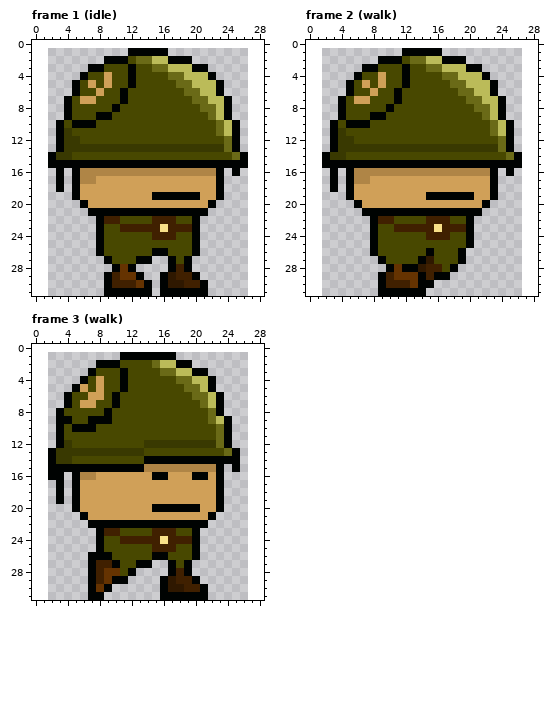
Two states of a pixel-art file, source_art/playersprite.ase. Above, as it was before the edit.
25x31 pixels, 3 frames. Colours within 5 levels of each other are drawn and written as one. Shown: frame 1 (idle), frame 2 (walk), frame 3 (walk). The old version is drawn lined up with the new one, on the new canvas. The commit also changed other frames, which this record leaves out.
After the commit:
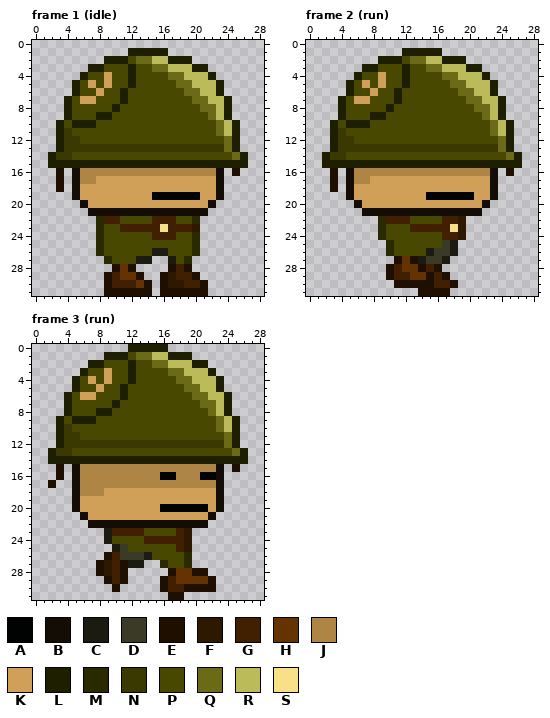
Palette (. is transparent): A #000302  B #130d05  C #1b1b11  D #3a3a26  E #1e0f00  F #2f1800  G #402000  H #653301  J #af8546  K #d0a058  L #1e1e00  M #2a2a00  N #393901  P #484800  Q #6a6a17  R #bbbb59  S #f8e088
From the commit log: player sprite work, new run animation
Diff:
canvas 25x31 -> 29x32, the old top-left corner now at 2,1
Changed rows in their new state; - is an unchanged pixel.
Frame 1 (idle):
first column x 2:
 1 ----------LLLLL----------
 2 -------LLL-----LLL-------
 3 -----LL---L-------LL-----
 4 ----L-----L---------L----
 5 ---L------L----------L---
 6 ---L-----L-----------L---
 7 --L------L------------L--
 8 --L-----L-------------L--
 9 --L---LL--------------L--
10 -L-LLL-----------------L-
11 -L---------------------L-
12 -L---------------------L-
13 -L---------------------L-
14 L-----------------------L
15 LLLLLLLLLLLLLLLLLLLLLLLLL
16 -E-B-----------------B-E-
17 -E-B-----------------B---
18 -E-B-----------------B---
19 ---B-----------------B---
20 ----B---------------B----
21 -----BBBBBBBBBBBBBBB-----
22 ------M-----------M------
23 ------M-----------F------
24 ------M-----------M------
25 ------M-----------M------
26 ------M------CC---M------
27 -------M---CC--C-M-------
28 --------E-E----E-E-------
29 -------E---E--E---E------
30 -------E----E-E----E-----
31 -------EEEEEE-EEEEEE-----
Frame 2 (run):
first column x 2:
 1 ----------LLLLL----------
 2 -------LLL-----LLL-------
 3 -----LL---L-------LL-----
 4 ----L-----L---------L----
 5 ---L------L----------L---
 6 ---L-----L-----------L---
 7 --L------L------------L--
 8 --L-----L-------------L--
 9 --L---LL--------------L--
10 -L-LLL-----------------L-
11 -L---------------------L-
12 -L---------------------L-
13 -L---------------------L-
14 L-----------------------L
15 LLLLLLLLLLLLLLLLLLLLLLLLL
16 -E-B-----------------B-E-
17 -E-B-----------------B---
18 -E-B-----------------B---
19 ---B-----------------B---
20 ----B---------------B----
21 -----BBBBBBBBBBBBBBB-----
22 ------.M-GG--PP-GF.------
23 ------.M-PP---G-SF.------
24 ------.M-----PP-GF.------
25 ------..M------DC..------
26 ------..M----CDDC.-------
27 -------..EHECDDC..-------
28 --------EGHHE-E..--------
29 -------.EGG-HEGE---------
30 -------..EEEEEGGE--------
31 -------.....EEEE---------
Frame 3 (run):
first column x 2:
 0 ----------LLLLL----------
 1 -------LLLPQQRRLLL-------
 2 -----LLPP-L---Q-RRLL-----
 3 ----LP-K-PL---P-Q-RRL----
 4 ---LPKPK-PL---------RL---
 5 ---LP----L----------RL---
 6 --L-K-P-PL-----------RL--
 7 --L-PP--L-----------QRL--
 8 -.L---LL-------------RL--
 9 -LPLLLPP------------PQRL-
10 -LNPPP----------------RL-
11 -LNN-----------------PQL-
12 -L-NNNNNNNNN---------NQL-
13 L--PPPPPPPPP----------PQL
14 LLLLLLLLLLLLLLLLLLLLLLLLL
15 .E.BJJJJJJJJ---------B-E-
16 .E-B--JJJJJJJJ-AJJJ-AB---
17 E.-BJJJJJJJJJJJJJJJJJB---
18 -.-BJJJ--------------B---
19 -.-B-----------------B---
20 ---B---------K-----A-B---
21 ----B---------------B----
22 -----BBBBBBBBBBBBBBB-----
23 ------.C-GGG-PPPGF.------
24 ------.C-PPP--G--F.------
25 ------..CD---PPPGF.------
26 -----..EGDDDCPP--M.------
27 -----.EFGECC.-MP-M-------
28 -----.EFGE.----EHHEE-----
29 -----..EGE----EGHHHHE----
30 -----...E-----EGGEEEE----
31 -----..-------.EE...-----
Where, in picture pixels (left, top, right, bottom), the same in both pictures:
changed: (48, 48, 248, 296)
changed: (322, 48, 522, 296)
changed: (48, 344, 248, 600)
